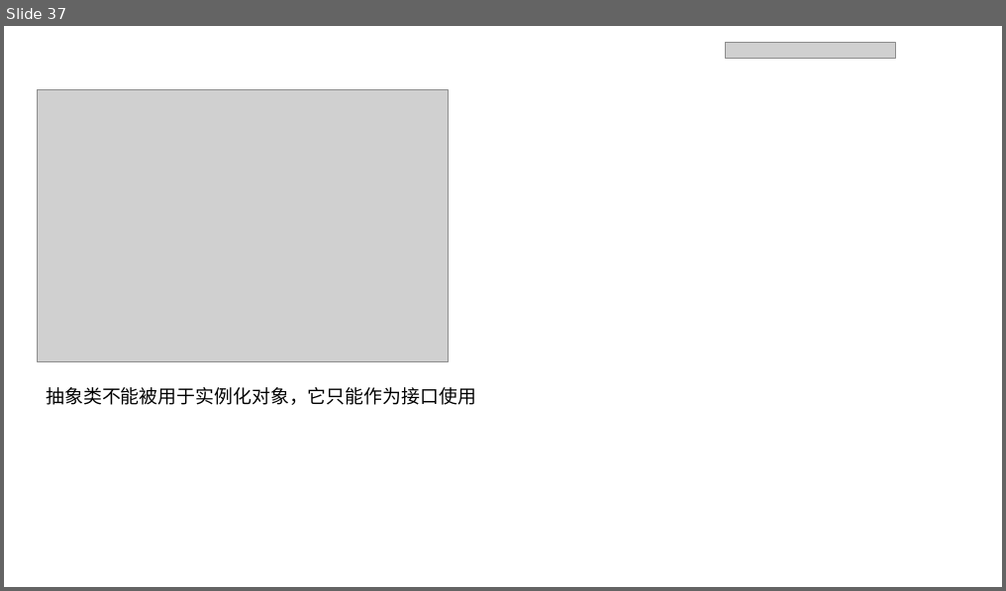
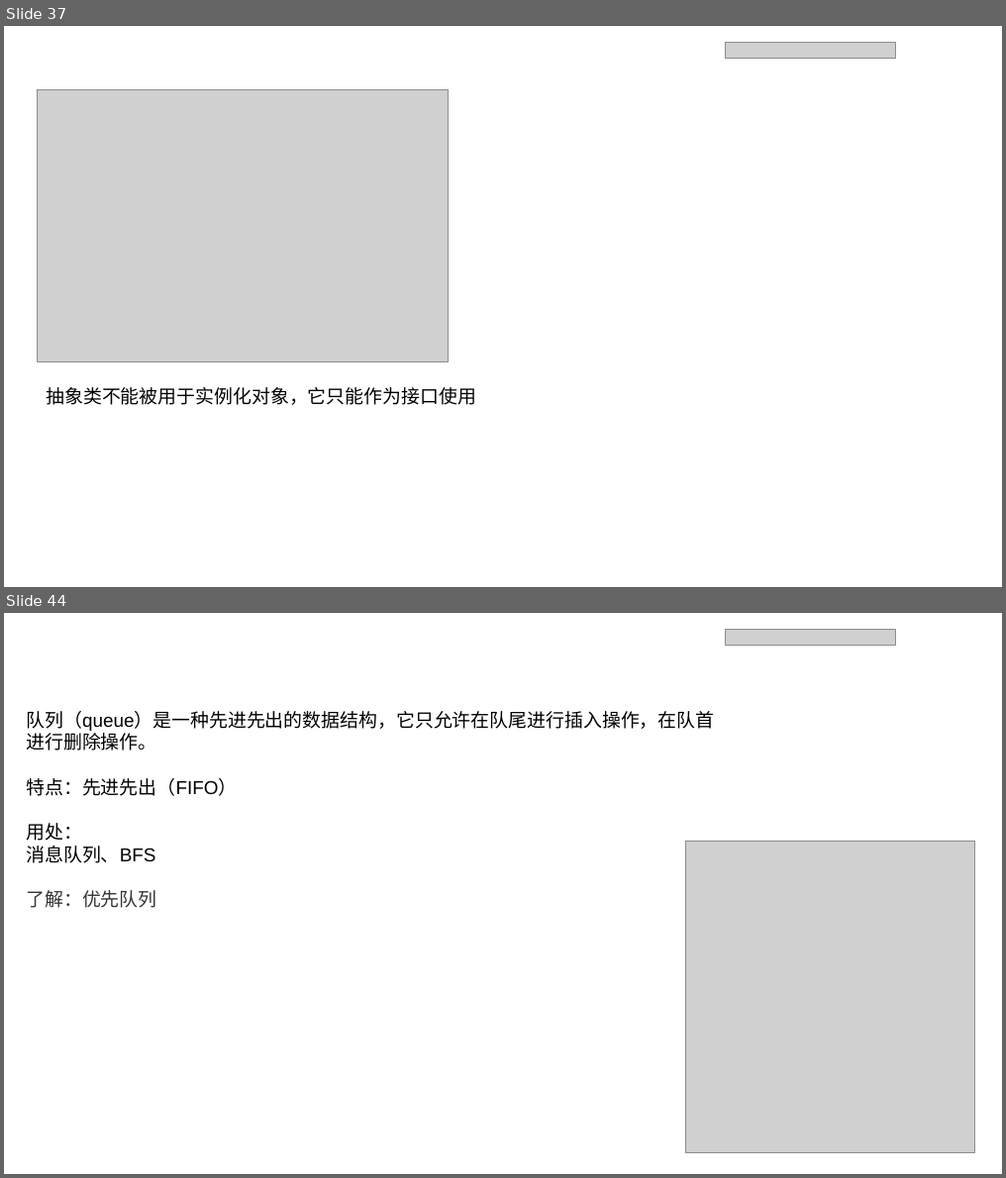
Before and after one commit to IIIcecream/CloudCPluasPlus, a slide deck: C++基础.pptx. Shown one above the other, each under a label of ours: slide 37 before the commit, slides 37 and 44 after it; the slides between them are not shown. The pictures are 1006x591 and 1006x1178 pixels, drawn with LibreOffice and Linux fonts; fonts in the diff are those of the drawing; grey boxes stand for pictures; background and template pictures are left out. Boxes give left, top, right and bottom in pixels: in the first picture for what was removed or moved away, otherwise in the second. Text is boxed around its words. In the diff, an @@ line names an element or a change of style, - is before the commit and + after.

```diff
--- a/C++基础.pptx
+++ b/C++基础.pptx
@@ slide 44 added at <box>4,613,1002,1174</box>, background picture (left out) @@
@@ text added at <box>19,627,311,657</box>, 18 pt, text #FFFFFF @@
+STL-queue
@@ picture added at <box>726,629,896,646</box> @@
@@ text added at <box>896,615,1000,653</box>, 18 pt, text #FFFFFF @@
+· GTJ2018
@@ text added at <box>26,711,714,908</box>, 18 pt, text #000000 @@
+队列（queue）是一种先进先出的数据结构，它只允许在队尾进行插入操作，在队首进行删除操作。
+特点：先进先出（FIFO）
+用处：
+消息队列、BFS
+了解：优先队列
@@ picture added at <box>685,841,975,1154</box> @@
```
Also in this commit, not shown: 2 slides changed, 11 other slides added, 1 other file.
